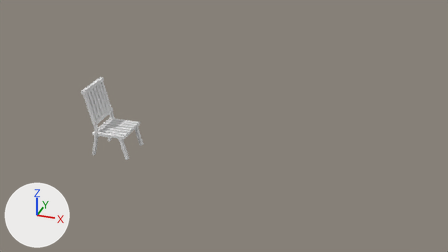
Two versions of the Blender file projects/cyber_chair_stacker/chair.blend, one commit apart.
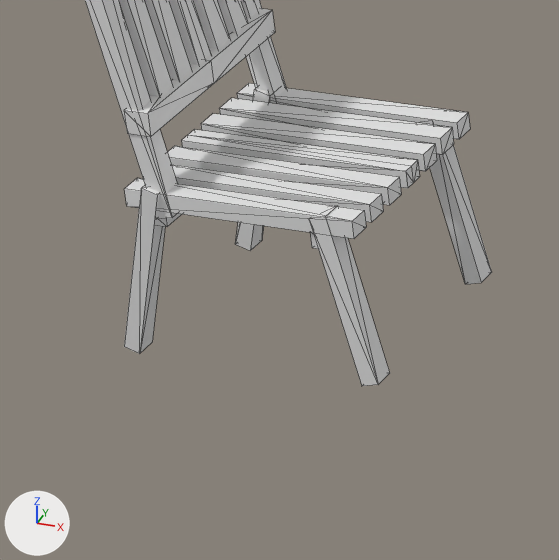
The first picture shows the older version from the file's camera 'Camera'. The close-ups show both versions on the part from 17% to 34% of the width and 42% to 73% of the height of that picture; other places that the commit changed are outside them. The lights are fixed; the arrows at lower left show +X, +Y and +Z. The close-ups show mesh edges as thin lines.

In view in the first close-up: 'Icosphere.000_Icosphere.000'.
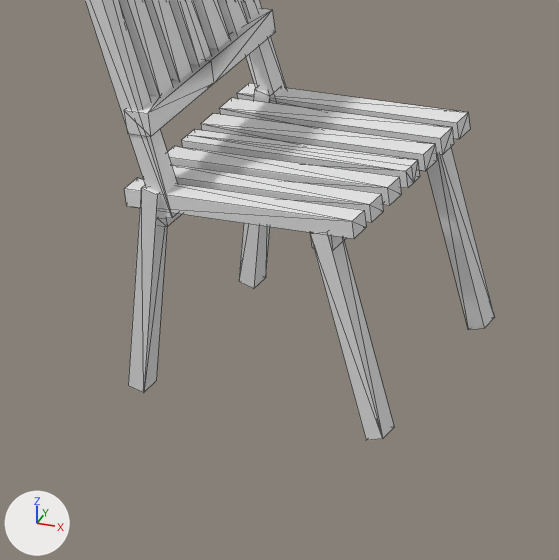
The newer file is also rescaled (x0.9), turned or shifted as a whole; pictures and numbers use the older file's frame.

Where the change shows, as pixel boxes [x1, y1, x2, y2] in the close-ups (559 x 560 px; the box of a moved part takes in the faces that stretch with it):
'Icosphere.000_Icosphere.000', reshaped
    before: [85, 0, 492, 386]
    after: [85, 0, 495, 440]
part 1 of me_icosphere_000_icosphere_000, rebuilt (15% taller)
    before: [309, 206, 390, 386]
    after: [310, 232, 394, 440]
part 2 of me_icosphere_000_icosphere_000, rebuilt (10% wider, 31% taller)
    before: [430, 145, 492, 284]
    after: [427, 148, 495, 330]
part 3 of me_icosphere_000_icosphere_000, moved or reshaped
    before: [235, 90, 273, 251]
    after: [239, 90, 273, 288]
part 4 of me_icosphere_000_icosphere_000, moved or reshaped
    before: [124, 188, 165, 354]
    after: [128, 188, 167, 392]

The change, as a list of edits to the scene's bpy script:
```text
Change me_icosphere_000_icosphere_000:
    used by ob_icosphere_000_icosphere_000; location = (-0.062, 0.033, 0.507); rotation_euler = (1.714, 0.0738, 1.116), in degrees (98, 4.2, 64)
    verts and faces of me_icosphere_000_icosphere_000; kept vertices keep their numbers, new ones are numbered from 200
    before: 69 (0.206, -0.553, -0.241) at pixel (262, 240), 72 (0.188, -0.549, -0.278), 73 (0.138, -0.551, -0.253) at pixel (235, 244), 74 (0.156, -0.555, -0.217) at pixel (250, 250)
    before: 78 (-0.305, -0.57, 0.006) at pixel (139, 353), 172 (-0.323, -0.566, -0.031) at pixel (124, 346), 173 (-0.254, -0.569, -0.019) at pixel (152, 342), 174 (-0.272, -0.564, -0.055)
    remove me_icosphere_000_icosphere_000.from_pydata(...)  # 200 vertices, 316 faces; spans x -0.458..0.466, y -0.57..0.568, z -0.5..0.553
    add me_icosphere_000_icosphere_000.from_pydata(...)  # 200 vertices, 324 faces; spans x -0.458..0.475, y -0.671..0.568, z -0.5..0.573
    me_icosphere_000_icosphere_000 part 1: the loose piece of 8 vertices spanning x -0.14..0.002, y -0.448..-0.043, z 0.349..0.553 is rebuilt with 8 vertices and now spans x -0.137..0.012, y -0.586..-0.08, z 0.354..0.573
    me_icosphere_000_icosphere_000 part 2: the loose piece of 8 vertices spanning x 0.324..0.466, y -0.448..-0.043, z 0.122..0.327 is rebuilt with 8 vertices and now spans x 0.325..0.475, y -0.567..-0.062, z 0.125..0.344
    me_icosphere_000_icosphere_000 part 3
    add verts[74] = (0.163, -0.656, -0.202)  # moved, pixel (253, 288)
    add verts[69] = (0.214, -0.654, -0.227)  # moved, pixel (265, 277)
    add verts[72] = (0.196, -0.649, -0.263)  # moved
    add verts[73] = (0.145, -0.651, -0.239)  # moved, pixel (238, 281)
    me_icosphere_000_icosphere_000 part 4
    add verts[78] = (-0.297, -0.671, 0.02)  # moved, pixel (143, 392)
    add verts[174] = (-0.265, -0.665, -0.041)  # moved
    add verts[172] = (-0.315, -0.666, -0.016)  # moved, pixel (128, 385)
    add verts[173] = (-0.246, -0.669, -0.004)  # moved, pixel (156, 380)
```
